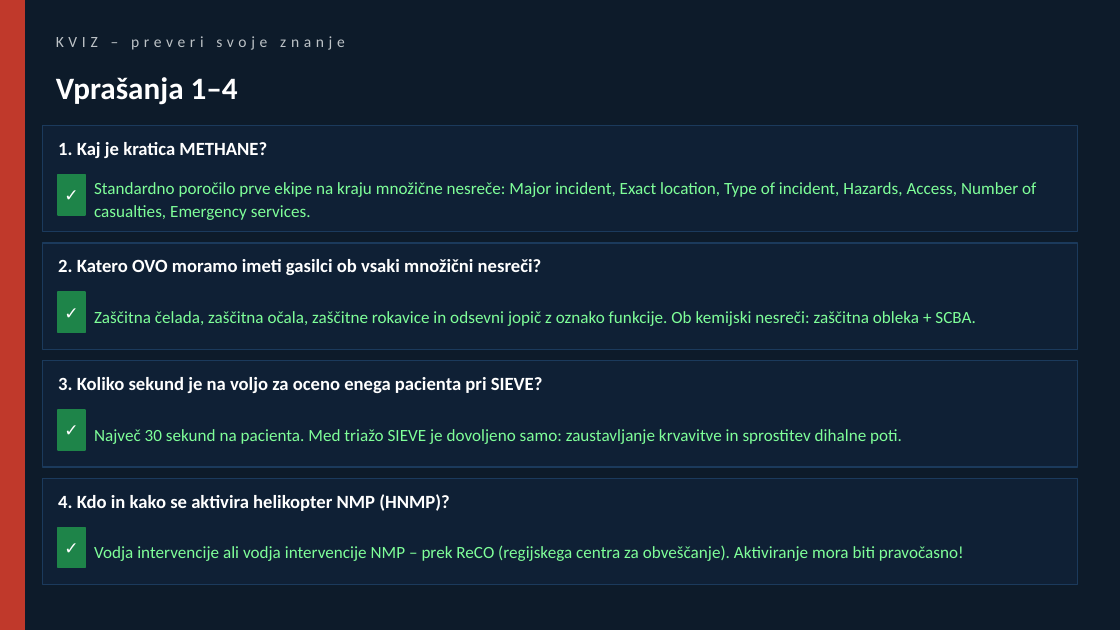
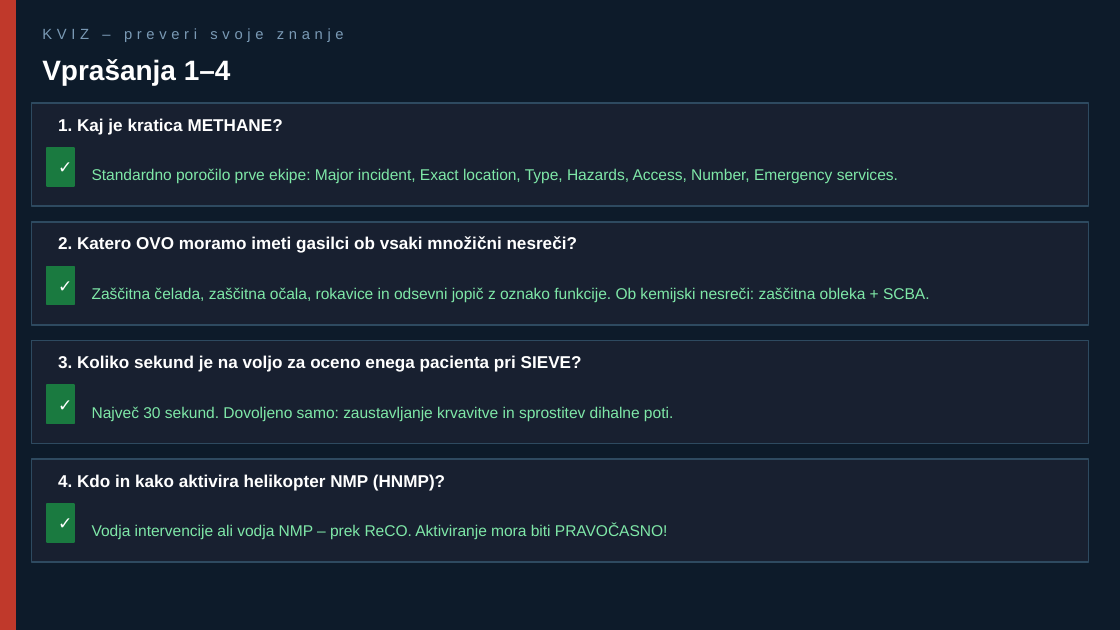
Before and after one commit to graicevic123/pnmp.github.io, a slide deck: slide 12 of Gasilci_Mnozicne_Nesrece_Predbolnisnicna_Raven.pptx (slide 21 before the commit). Drawn at 1120x630 pixels with LibreOffice and Linux fonts; fonts in the diff are those of the drawing. Boxes give left, top, right and bottom in pixels: in the first picture for what was removed or moved away, otherwise in the second. Text is boxed around its words. In the diff, an @@ line names an element or a change of style, - is before the commit and + after.

```diff
--- a/Gasilci_Mnozicne_Nesrece_Predbolnisnicna_Raven.pptx
+++ b/Gasilci_Mnozicne_Nesrece_Predbolnisnicna_Raven.pptx
@@ rectangle: place and size @@
-rectangle at [0, 0, 25, 629]
+rectangle at [0, 0, 16, 629]
@@ text "KVIZ – preveri svoje znanje": place and size @@
-text "KVIZ – preveri svoje znanje" at [56, 36, 345, 50]
+text "KVIZ – preveri svoje znanje" at [42, 28, 344, 42]
@@ text "KVIZ – preveri svoje znanje" at [42, 28, 344, 42]: size 10 to 9.5 pt, font Calibri to Arial, text colour #BDC3C7 to #7A9AB5 @@
@@ text "Vprašanja 1–4": place and size @@
-text "Vprašanja 1–4" at [56, 77, 238, 105]
+text "Vprašanja 1–4" at [42, 59, 231, 85]
@@ text "Vprašanja 1–4" at [42, 59, 231, 85]: size 20 to 18 pt, font Calibri to Arial @@
@@ fill #0F2035 to #182030; outline #1B3A5C 0.75 pt to #2E4A60 1 pt in 4 elements at [31, 459, 1089, 562], [31, 340, 1089, 444], [31, 222, 1089, 325], [31, 103, 1089, 206] @@
@@ rectangle: place and size @@
-rectangle at [43, 125, 1077, 232]
+rectangle at [31, 103, 1089, 206]
@@ size 12 to 11 pt, font Calibri to Arial in 3 elements at [58, 355, 582, 372], [58, 236, 577, 253], [58, 118, 283, 135] @@
@@ text "1. Kaj je kratica METHANE?": place and size @@
-text "1. Kaj je kratica METHANE?" at [58, 142, 267, 158]
+text "1. Kaj je kratica METHANE?" at [58, 118, 283, 135]
@@ 4 texts, 4 rectangles: place and size @@
-4 texts, 4 rectangles at [58, 175, 85, 568]
+4 texts, 4 rectangles at [47, 148, 74, 542]
@@ font Calibri to Arial in 4 elements at [47, 504, 74, 542], [47, 385, 74, 423], [47, 267, 74, 305], [47, 148, 74, 186] @@
@@ fill #1E8449 to #1A7A40; outline #1E8449 1 pt to #1A7A40 1 pt in 4 elements at [47, 504, 74, 542], [47, 385, 74, 423], [47, 267, 74, 305], [47, 148, 74, 186] @@
@@ text at [92, 168, 898, 184]: text changed; size 11 to 10 pt; font Calibri to Arial; text colour #7FFF99 to #7FE8A8 @@
-Standardno poročilo prve ekipe na kraju množične nesreče: Major incident, Exact location, Type of incident, Hazards, Access, Number of casualties, Emergency services.
+Standardno poročilo prve ekipe: Major incident, Exact location, Type, Hazards, Access, Number, Emergency services.
@@ rectangle: place and size @@
-rectangle at [43, 243, 1077, 349]
+rectangle at [31, 222, 1089, 325]
@@ text "2. Katero OVO moramo imeti ...": place and size @@
-text "2. Katero OVO moramo imeti ..." at [58, 259, 542, 275]
+text "2. Katero OVO moramo imeti ..." at [58, 236, 577, 253]
@@ text at [92, 287, 930, 302]: text changed; size 11 to 10 pt; font Calibri to Arial; text colour #7FFF99 to #7FE8A8 @@
-Zaščitna čelada, zaščitna očala, zaščitne rokavice in odsevni jopič z oznako funkcije. Ob kemijski nesreči: zaščitna obleka + SCBA.
+Zaščitna čelada, zaščitna očala, rokavice in odsevni jopič z oznako funkcije. Ob kemijski nesreči: zaščitna obleka + SCBA.
@@ rectangle: place and size @@
-rectangle at [43, 361, 1077, 467]
+rectangle at [31, 340, 1089, 444]
@@ text "3. Koliko sekund je na ...": place and size @@
-text "3. Koliko sekund je na ..." at [58, 377, 543, 393]
+text "3. Koliko sekund je na ..." at [58, 355, 582, 372]
@@ text at [92, 406, 673, 421]: text changed; size 11 to 10 pt; font Calibri to Arial; text colour #7FFF99 to #7FE8A8 @@
-Največ 30 sekund na pacienta. Med triažo SIEVE je dovoljeno samo: zaustavljanje krvavitve in sprostitev dihalne poti.
+Največ 30 sekund. Dovoljeno samo: zaustavljanje krvavitve in sprostitev dihalne poti.
@@ rectangle: place and size @@
-rectangle at [43, 478, 1077, 585]
+rectangle at [31, 459, 1089, 562]
@@ text at [58, 474, 445, 491]: text changed; size 12 to 11 pt; font Calibri to Arial @@
-4. Kdo in kako se aktivira helikopter NMP (HNMP)?
+4. Kdo in kako aktivira helikopter NMP (HNMP)?
@@ text at [92, 524, 668, 540]: text changed; size 11 to 10 pt; font Calibri to Arial; text colour #7FFF99 to #7FE8A8 @@
-Vodja intervencije ali vodja intervencije NMP – prek ReCO (regijskega centra za obveščanje). Aktiviranje mora biti pravočasno!
+Vodja intervencije ali vodja NMP – prek ReCO. Aktiviranje mora biti PRAVOČASNO!
```
Also in this commit, not shown: 13 other slides changed, 9 slides removed, 4 other files.
